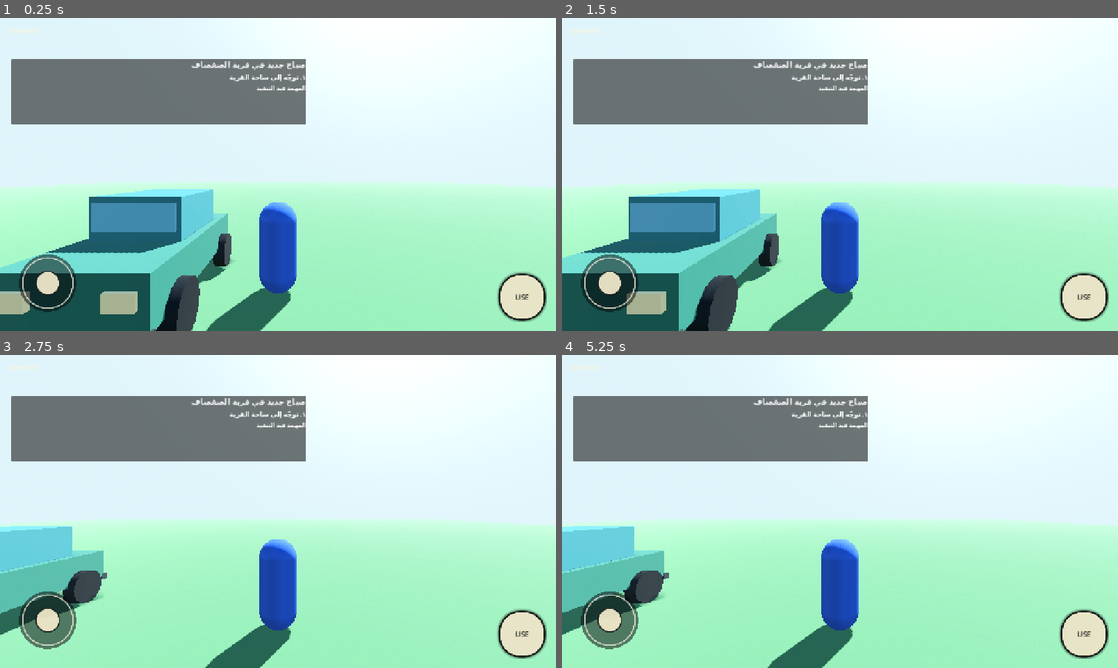
Above: before the commit, frames 1-4 (two rows, left to right).
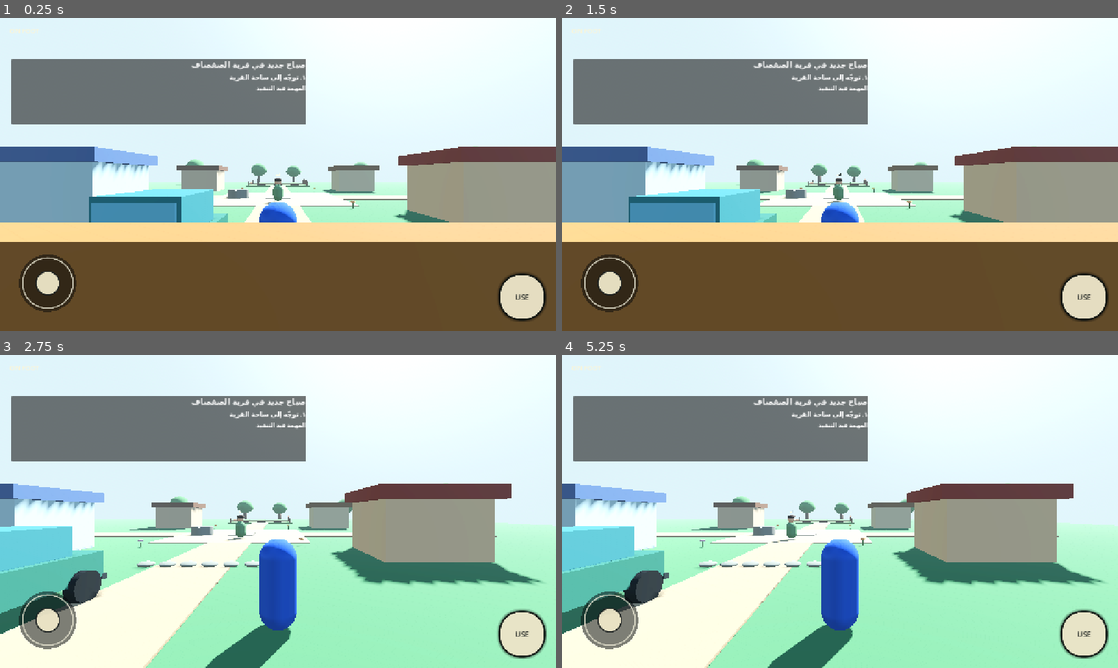
Above: after the commit, the same moments.

Repository: dzdfast-art/GTA-GHIBLI
Game: Godot game, scene res://main.tscn
The game is run twice, just before and just after one commit, with the same random seed, the same clock (stepped at 60 frames per second) and the same inputs.
Inputs (mouse positions are in pixels of both pictures, inside the frame that each line leads up to):
- Up to frame 1 (0.25 s): no input
- Up to frame 2 (1.5 s): click "USE" at 0.5 s; tap Enter at 1.25 s; move the mouse to (962, 158) at 1.27 s; hold Right (ui_right) from 1.28 s (still down); tap E (interact) at 1.35 s; click (962, 158) at 1.42 s
- Up to frame 3 (2.75 s): release Right (ui_right) at 2 s; drag from (166, 527) to (250, 574) at 2.02 s
- Up to frame 4 (5.25 s): tap Space at 2.75 s; move the mouse to (895, 442) at 2.77 s; hold Right (ui_right) 2.78-3.5 s; tap E (interact) at 2.85, 4.35 s; drag from (812, 574) to (673, 464) at 3.52 s; move the mouse to (1006, 558) at 4.27 s; hold Left (ui_left) 4.28-5 s; drag from (673, 464) to (756, 433) at 5.02 s

The runs differ from the first frame. In frame 1, 48% of the frame differs, in the area x 0-100%, y 40-100%; in frame 2, 48%; in frame 3, 22%; in frame 4, 22%.
Error before the commit: Parse Error: Could not preload resource script "res://scripts/characters/mira_npc.gd". (res://scripts/world/willow_village.gd:23)

Commit message:
Attach NPC brain and build relationship through dialogue

Diff:
--- a/scripts/characters/mira_npc.gd
+++ b/scripts/characters/mira_npc.gd
@@ -13,7 +13,8 @@
 var _emotion_label: Label
 var _hint_label: Label
 var _voice_player: AudioStreamPlayer
-var _greeting: Dictionary = {}\nvar _npc_brain: Node
+var _greeting: Dictionary = {}
+var _npc_brain: Node
 
 
 func _ready() -> void:
@@ -21,6 +22,7 @@
 	_build_character()
 	_build_interaction_area()
 	_build_dialogue_ui()
+	_attach_npc_brain()
 
 
 func _load_dialogue_data() -> void:
@@ -189,6 +191,8 @@
 
 func interact() -> void:
 	if _player_nearby:
+		if _npc_brain != null:
+			_npc_brain.call("record_interaction", "talk")
 		_show_dialogue()
 
 
